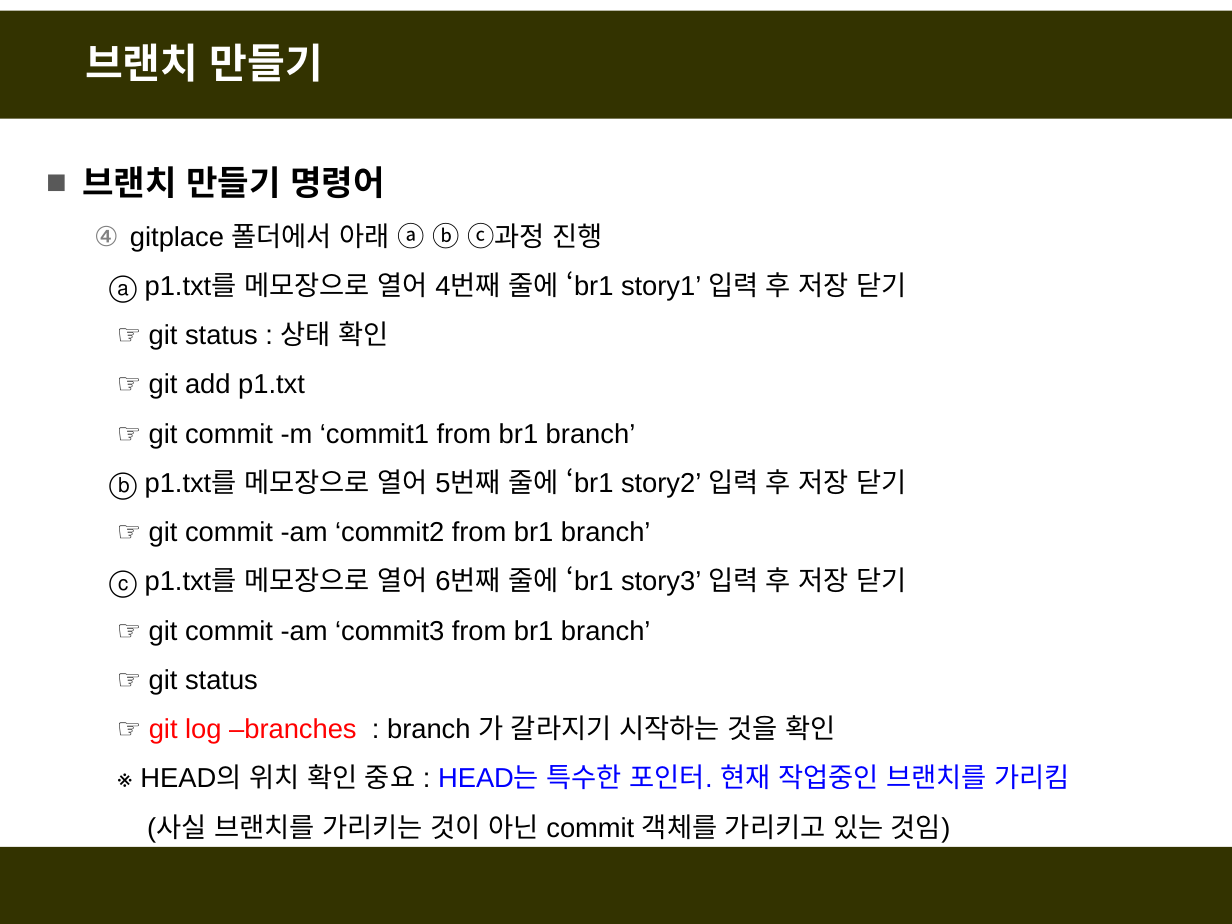
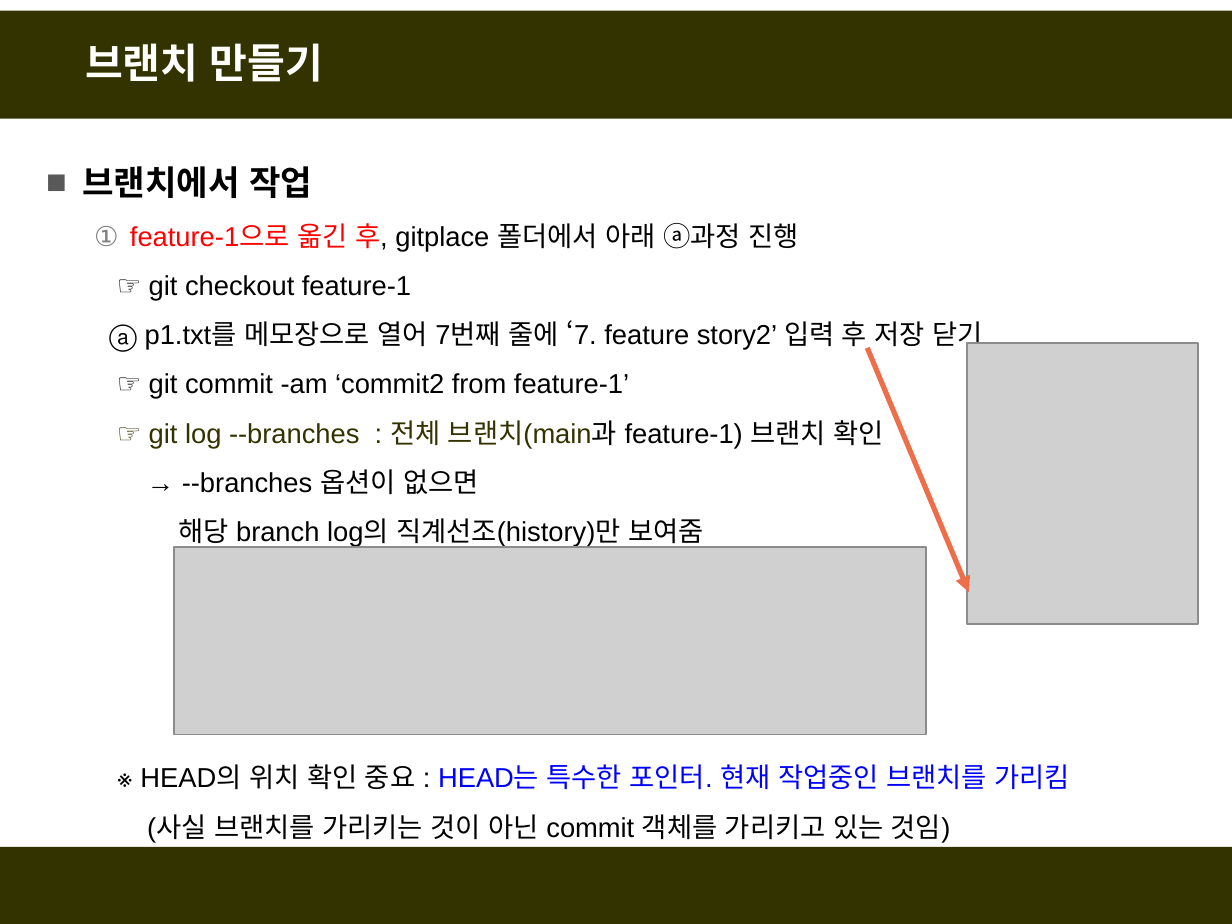
Before and after one commit to fasthill/github-lecture, a slide deck: slide 30 of git및github첫걸음.pptx (slide 25 before the commit). Drawn at 1232x924 pixels with LibreOffice and Linux fonts; fonts in the diff are those of the drawing; grey boxes stand for pictures. Boxes give left, top, right and bottom in pixels: in the first picture for what was removed or moved away, otherwise in the second. Text is boxed around its words. In the diff, an @@ line names an element or a change of style, - is before the commit and + after.

Commit message:
revision 2021-03-28

```diff
--- a/git및github첫걸음.pptx
+++ b/git및github첫걸음.pptx
@@ text at <box>82,166,982,549</box>: text changed @@
-■ 브랜치 만들기 명령어
-  4. gitplace 폴더에서 아래 ⓐ ⓑ ⓒ과정 진행
-  ⓐ p1.txt를 메모장으로 열어 4번째 줄에 ‘br1 story1’ 입력 후 저장 닫기
-  ☞ git status : 상태 확인
-  ☞ git add p1.txt
-  ☞ git commit -m ‘commit1 from br1 branch’
-  ⓑ p1.txt를 메모장으로 열어 5번째 줄에 ‘br1 story2’ 입력 후 저장 닫기
-  ☞ git commit -am ‘commit2 from br1 branch’
-  ⓒ p1.txt를 메모장으로 열어 6번째 줄에 ‘br1 story3’ 입력 후 저장 닫기
-  ☞ git commit -am ‘commit3 from br1 branch’
-  ☞ git status
-  ☞ git log –branches : branch 가 갈라지기 시작하는 것을 확인
+■ 브랜치에서 작업
+  1. feature-1으로 옮긴 후, gitplace 폴더에서 아래 ⓐ과정 진행
+  ☞ git checkout feature-1
+  ⓐ p1.txt를 메모장으로 열어 7번째 줄에 ‘7. feature story2’ 입력 후 저장 닫기
+  ☞ git commit -am ‘commit2 from feature-1’
+  ☞ git log --branches : 전체 브랜치(main과 feature-1) 브랜치 확인
+  → --branches 옵션이 없으면
+  해당 branch log의 직계선조(history)만 보여줌
@@ arrow added from (867, 347) to (968, 593), #EE6E4A 3 pt @@
@@ picture added at <box>967,342,1199,623</box> @@
@@ picture added at <box>174,547,925,734</box> @@
```
Also in this commit, not shown: 25 other slides changed, 19 slides added, 1 slide removed.
